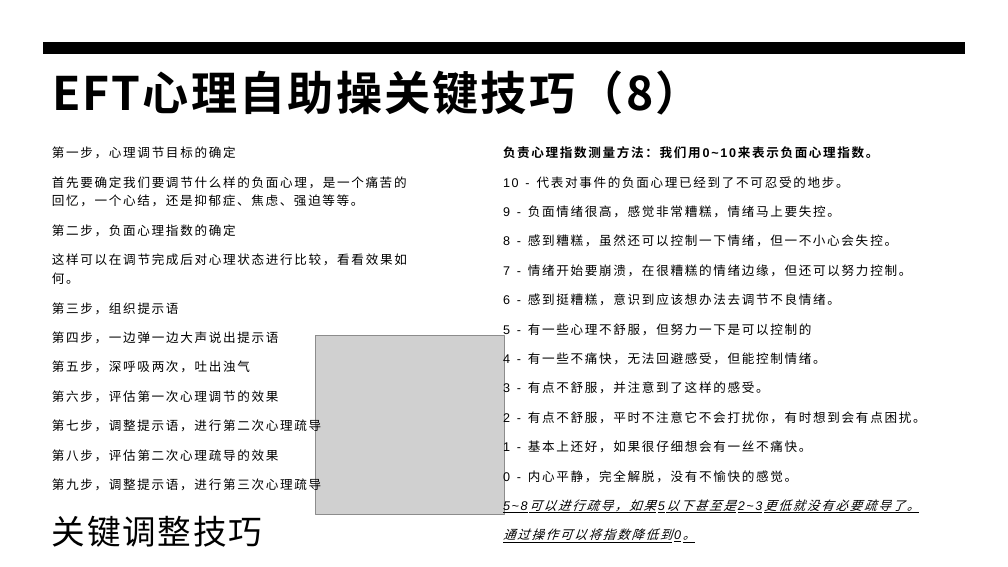
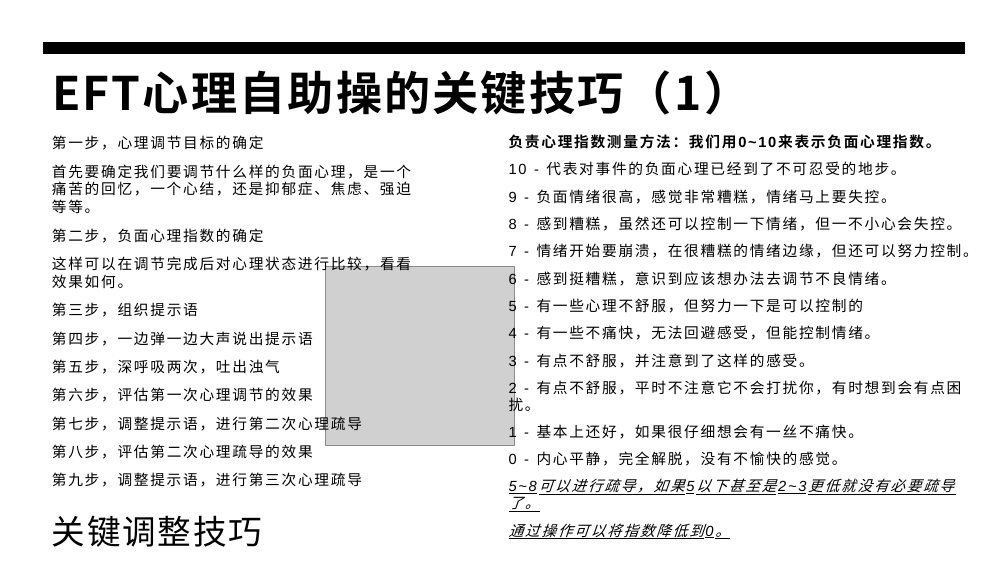
Before and after one commit to panxibei/writing, a slide deck: slide 33 of 44_心理学/28_浥尘伙伴社团原创：音乐治疗/PPT/浥尘伙伴社团原创：情绪释放疗法（EFT）心理训练.pptx (slide 32 before the commit). Drawn at 1008x567 pixels with LibreOffice and Linux fonts; fonts in the diff are those of the drawing; grey boxes stand for pictures. Boxes give left, top, right and bottom in pixels: in the first picture for what was removed or moved away, otherwise in the second. Text is boxed around its words. In the diff, an @@ line names an element or a change of style, - is before the commit and + after.

```diff
--- a/44_心理学/28_浥尘伙伴社团原创：音乐治疗/PPT/浥尘伙伴社团原创：情绪释放疗法（EFT）心理训练.pptx
+++ b/44_心理学/28_浥尘伙伴社团原创：音乐治疗/PPT/浥尘伙伴社团原创：情绪释放疗法（EFT）心理训练.pptx
@@ title at bbox=[52, 70, 750, 115]: text changed @@
-EFT心理自助操关键技巧（8）
+EFT心理自助操的关键技巧（1）
@@ text "第一步，心理调节目标的确定": place and size @@
-text "第一步，心理调节目标的确定" at bbox=[52, 146, 407, 493]
+text "第一步，心理调节目标的确定" at bbox=[52, 135, 412, 487]
@@ text "第一步，心理调节目标的确定" at bbox=[52, 135, 412, 487]: size 12 to 14 pt; line spacing 1.25 to 17pt @@
@@ text "负责心理指数测量方法：我们用0~10来表示负面心理指数。": place and size @@
-text "负责心理指数测量方法：我们用0~10来表示负面心理指数。" at bbox=[503, 146, 926, 543]
+text "负责心理指数测量方法：我们用0~10来表示负面心理指数。" at bbox=[509, 134, 978, 539]
@@ text "负责心理指数测量方法：我们用0~10来表示负面心理指数。" at bbox=[509, 134, 978, 539]: size 12 to 14 pt; line spacing 1.25 to 16pt @@
@@ picture: place and size @@
-picture at bbox=[316, 336, 504, 514]
+picture at bbox=[326, 267, 514, 445]
```
Also in this commit, not shown: 23 other slides changed, 2 slides added.
